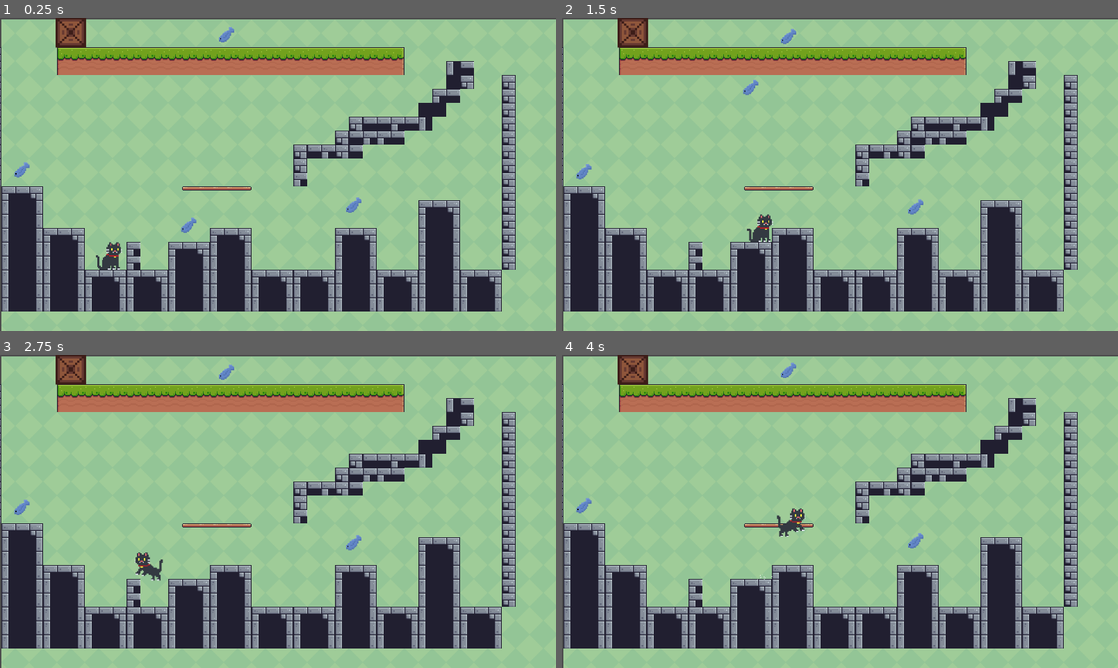
Above: before the commit, frames 1-4 (two rows, left to right).
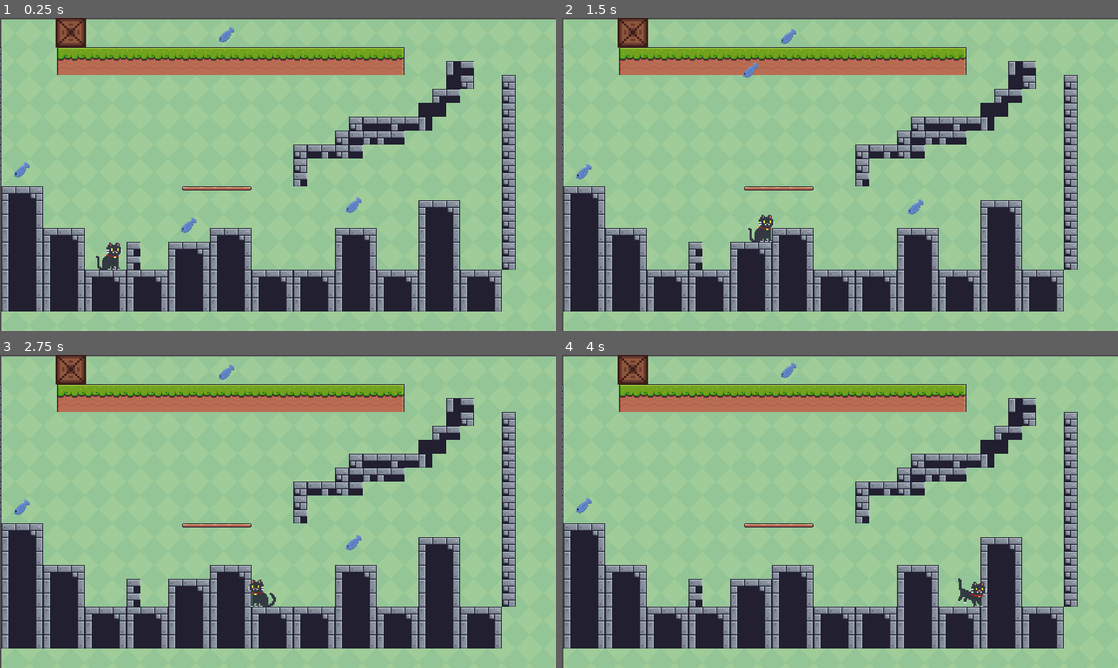
Above: after the commit, the same moments.

Repository: hardynoah/CodenameCat_Alpha
Game: Godot game, scene res://main.tscn
The game is run twice, just before and just after one commit, with the same random seed, the same clock (stepped at 60 frames per second) and the same inputs.
Inputs:
- Up to frame 1 (0.25 s): no input
- Up to frame 2 (1.5 s): hold Shift (sprint) 0.53-1.28 s; hold Right (right) from 0.53 s (still down); tap Up (jump) at 0.77 s; tap Shift (sprint) at 1.35 s
- Up to frame 3 (2.75 s): tap Up (jump) at 1.52 s; release Right (right) at 2.03 s; hold Left (left) from 2.03 s (still down); hold Shift (sprint) from 2.03 s (still down)
- Up to frame 4 (4 s): release Left (left) at 2.78 s; release Shift (sprint) at 2.78 s; hold Right (right) from 2.78 s (still down); tap Shift (sprint) at 2.85 s; tap Up (jump) at 3.02, 3.77 s; hold Shift (sprint) from 3.53 s (still down)

The runs differ from the first frame. In frame 1, less than 0.1% of the frame differs, in the area x 17-22%, y 71-81%; in frame 2, 0.3%; in frame 3, 0.5%; in frame 4, 0.6%, in the area x 35-77%, y 48-81%.

Commit message:
updates

Diff:
--- a/project.godot
+++ b/project.godot
@@ -57,7 +57,7 @@
 
 [physics]
 
-2d/default_gravity=2750.0
+2d/default_gravity=3500.0
 
 [rendering]
 
--- a/scenes/cat.tscn
+++ b/scenes/cat.tscn
@@ -14,7 +14,7 @@
 # Main movement vars
 const SPEED = 300.0
 const SPRINT_SPEED = 400.0
-const JUMP_VELOCITY = -720.0
+const JUMP_VELOCITY = -800.0
 
 # Get the gravity from the project settings to be synced with RigidBody nodes.
 var gravity = ProjectSettings.get_setting(\"physics/2d/default_gravity\")
@@ -257,8 +257,9 @@
 "speed": 16.0
 }]
 
-[sub_resource type="RectangleShape2D" id="RectangleShape2D_j718q"]
-size = Vector2(23.3333, 30)
+[sub_resource type="CapsuleShape2D" id="CapsuleShape2D_5rbeq"]
+radius = 10.3333
+height = 29.3333
 
 [node name="Cat" type="CharacterBody2D"]
 scale = Vector2(3, 3)
@@ -273,8 +274,10 @@
 autoplay = "default"
 
 [node name="CatCollision" type="CollisionShape2D" parent="."]
-position = Vector2(96, 135)
-shape = SubResource("RectangleShape2D_j718q")
+position = Vector2(95.6667, 135)
+shape = SubResource("CapsuleShape2D_5rbeq")
+one_way_collision_margin = 3.0
+debug_color = Color(0.121569, 0.592157, 0.721569, 0.419608)
 
 [node name="CoyoteTimer" type="Timer" parent="."]
 wait_time = 0.1
